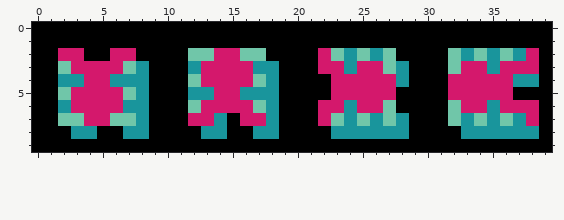
Two versions of one pixel-art sprite, resources/sprites/robot_standing.png. The first picture shows the starting point.
The file is 40x10 pixels.
After the commit:
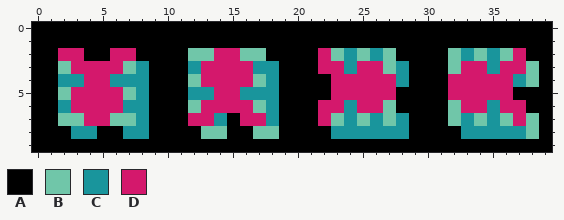
Palette (. is transparent): A #000000  B #70c6a9  C #19959c  D #d4186c
Author's note on the commit: Fix robot animations Signed-off-by: Krzysztof Furtak <kfurtak1024@gmail.com>
Changes in this commit:
@@ x 0..39 @@
  1 AAAAAAAAAAAAAAAAAAAAAAAAAAAAAAAAAAAAAAAA
- 2 AADDAADDAAAABBDDBBAAAADBCBCBAAAABCBCBCDA
- 3 AABDDDDBCAAACDDDDCCAAADDCDDBCAAABDDCDDDA
- 4 AACCDDCCCAAABDDDDBCAAAADDDDDCAAADDDDDCCA
+ 2 AADDAADDAAAABBDDBBAAAADBCBCBAAAABCBCBDAA
+ 3 AABDDDDBCAAACDDDDCCAAADDCDDBCAAABDDCDDBA
+ 4 AACCDDCCCAAABDDDDBCAAAADDDDDCAAADDDDDCBA
  5 AABDDDDBCAAACCDDCCCAAAADDDDDAAAADDDDDAAA
- 6 AACDDDDCCAAABDDDDBCAAADDCDDBAAAABDDCDDDA
- 7 AABBDDBBCAAADDCADDCAAADBCBCBCAAABCBCBCDA
- 8 AAACCAACCAAAACCAACCAAAACCCCCCAAAACCCCCCA
+ 6 AACDDDDCCAAABDDDDBCAAADDCDDBAAAABDDCDDAA
+ 7 AABBDDBBCAAADDCADDCAAADBCBCBCAAABCBCBDBA
+ 8 AAACCAACCAAAABBAABBAAAACCCCCCAAAACCCCCBA
  9 AAAAAAAAAAAAAAAAAAAAAAAAAAAAAAAAAAAAAAAA
